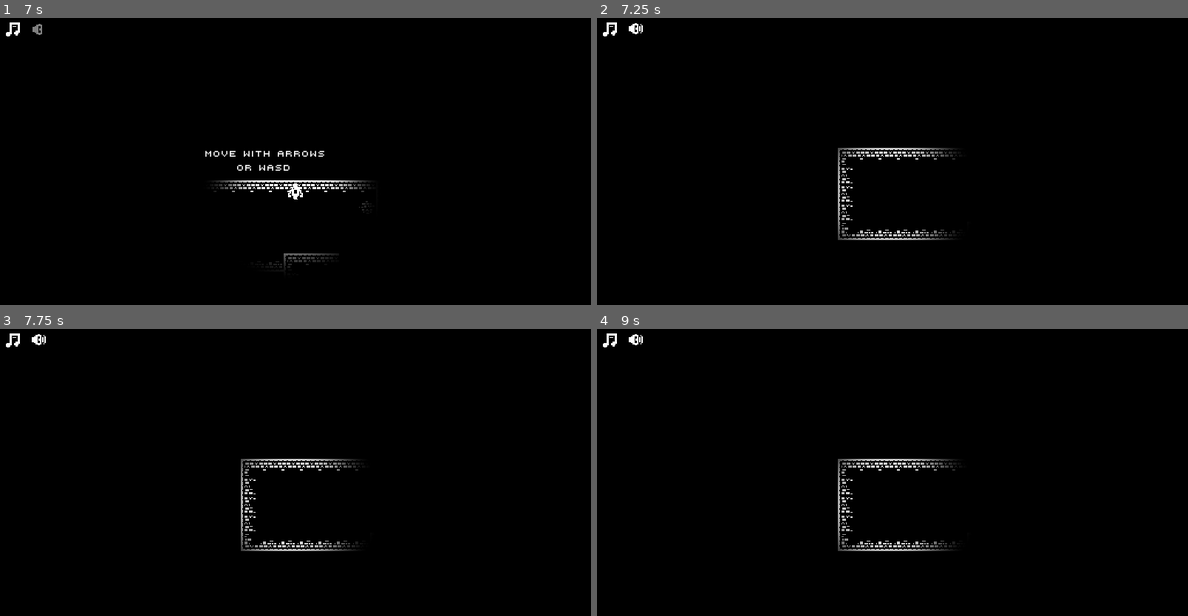
Above: before the commit, frames 1-4 (two rows, left to right).
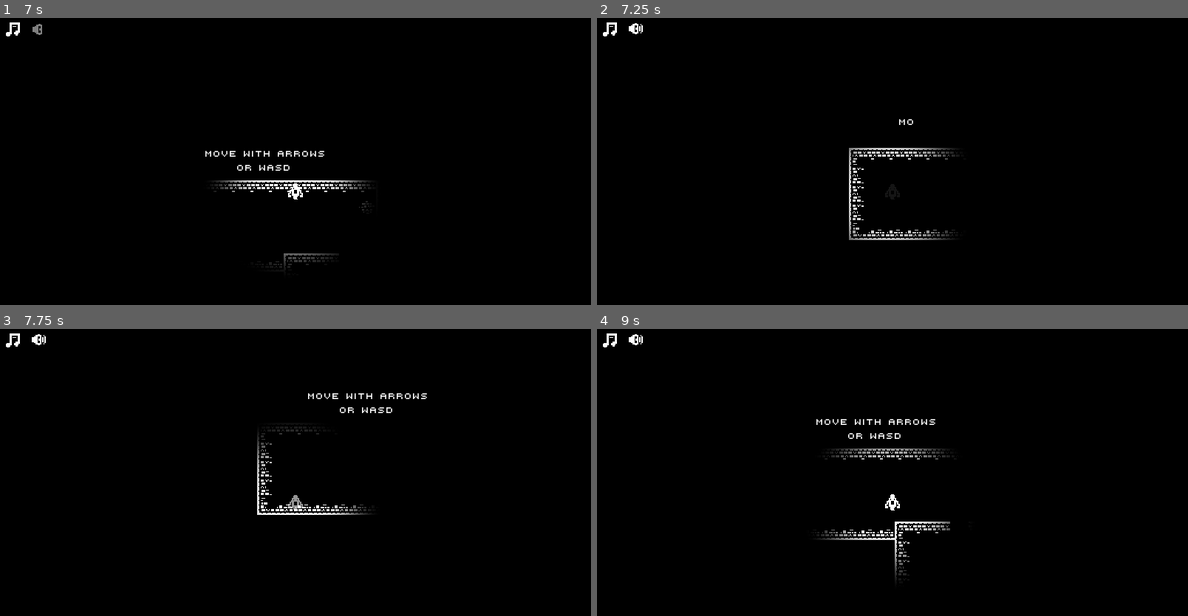
Above: after the commit, the same moments.

Repository: skarnl/miziziz-game-jam-2020
Game: Godot game, scene res://screens/main_menu.tscn
The game is run twice, just before and just after one commit, with the same random seed, the same clock (stepped at 60 frames per second) and the same inputs. Sound files missing from this copy of the repository are replaced by a short silence.
Inputs (mouse positions are in pixels of both pictures, inside the frame that each line leads up to):
- Up to frame 1 (7 s): click "start" at 0.5 s; click (41, 32) at 1.25 s; click (11, 32) at 2 s; tap Space (possess) at 2.75, 3.6, 4.25, 5.1, 5.75, 6.6 s; hold Right (ui_right) 2.78-3.53 s; hold Space (possess) 2.78-3.53 s; hold Down (ui_down) 3.53-4.28 s; hold Right (ui_right) 4.28-5.03 s; hold Space (possess) 4.28-5.03 s; hold Up (ui_up) 5.03-5.78 s; hold Space (possess) 5.78-6.53 s; hold Left (ui_left) from 5.78 s (still down); tap Escape (pause) at 6.4 s
- Up to frame 2 (7.25 s): keep holding Left (ui_left); tap R (restart) at 7.15 s
- Up to frame 3 (7.75 s): release Left (ui_left) at 7.28 s; hold Down (ui_down) from 7.28 s (still down); hold Space (possess) from 7.28 s (still down)
- Up to frame 4 (9 s): release Down (ui_down) at 8.03 s; release Space (possess) at 8.03 s; hold Right (ui_right) 8.03-8.78 s; tap Space (possess) at 8.1 s; hold Up (ui_up) from 8.78 s (still down); hold Space (possess) from 8.78 s (still down)

Frame 1 is identical in both runs. In frame 2, 0.9% of the frame differs, in the area x 40-62%, y 35-78%; in frame 3, 1.8%; in frame 4, 2.0%, in the area x 37-61%, y 31-88%.

Commit message:
Add game over and victory screens

Diff:
--- a/game/game.gd
+++ b/game/game.gd
@@ -11,10 +11,14 @@
 onready var ghost = $Ghost
 
 func _ready():
+	Game.connect('victory', self, 'victory')
+	get_tree().paused = false
+
 	AlertManager.reset()
 	LightManager.reset()
 	$ghost_doors.show()
 	$guard_doors.hide()
+	$HUD/GameOver.hide()
 
 	$MakeDark.show()
 
@@ -128,4 +132,9 @@
 
 
 func game_over():
-	Game.game_over()
+	$HUD/GameOver.show()
+	get_tree().paused = true
+
+func victory():
+	$HUD/Victory.show_victory()
+	get_tree().paused = true
--- a/global/game.gd
+++ b/global/game.gd
@@ -2,6 +2,7 @@
 
 extends Node
 
+signal victory
 
 var Screens = {
 	MAIN_MENU = 'res://screens/main_menu.tscn',
@@ -43,8 +44,7 @@
 		# TODO: some kind of screen transition / animation
 		SceneLoader.goto_scene(BASE_LEVELS_PATH + levels[current_level])
 	else:
-		print("GEWONNEN! VICTORIOUS! JEEEEEJ!")
-		# TODO: winstate triggeren
+		emit_signal('victory')
 
 
 func game_over():
--- /dev/null
+++ b/gui/GameOver.gd
@@ -0,0 +1,4 @@
+extends Control
+
+func _ready():
+	hide()
--- /dev/null
+++ b/gui/Victory.gd
@@ -0,0 +1,10 @@
+extends Control
+
+func _ready():
+	hide()
+	$Label2.percent_visible = 0
+
+func show_victory():
+	show()
+
+	$AnimationPlayer.play('show')
--- a/gui/hud.tscn
+++ b/gui/hud.tscn
@@ -1,9 +1,33 @@
-[gd_scene load_steps=5 format=2]
+[gd_scene load_steps=11 format=2]
 
 [ext_resource path="res://assets/images/monochrome_transparent.png" type="Texture" id=1]
 [ext_resource path="res://gui/Pause.gd" type="Script" id=2]
 [ext_resource path="res://gui/soundManager.gd" type="Script" id=3]
 [ext_resource path="res://assets/images/monochrome_transparent_packed.png" type="Texture" id=4]
+[ext_resource path="res://assets/fonts/alagard.ttf" type="DynamicFontData" id=5]
+[ext_resource path="res://assets/fonts/default_pixel_font.tres" type="DynamicFont" id=6]
+[ext_resource path="res://gui/GameOver.gd" type="Script" id=7]
+[ext_resource path="res://gui/Victory.gd" type="Script" id=8]
+
+[sub_resource type="DynamicFont" id=1]
+size = 40
+font_data = ExtResource( 5 )
+
+[sub_resource type="Animation" id=2]
+resource_name = "show"
+length = 3.0
+tracks/0/type = "value"
+tracks/0/path = NodePath("Label2:percent_visible")
+tracks/0/interp = 1
+tracks/0/loop_wrap = true
+tracks/0/imported = false
+tracks/0/enabled = true
+tracks/0/keys = {
+"times": PoolRealArray( 0, 3 ),
+"transitions": PoolRealArray( 1, 1 ),
+"update": 0,
+"values": [ 0.0, 1.0 ]
+}
 
 [node name="HUD" type="CanvasLayer"]
 
@@ -25,6 +49,141 @@
 speed_scale = 1.3
 playing = true
 
+[node name="GameOver" type="Control" parent="."]
+anchor_right = 1.0
+anchor_bottom = 1.0
+script = ExtResource( 7 )
+__meta__ = {
+"_edit_use_anchors_": false
+}
+
+[node name="ColorRect" type="ColorRect" parent="GameOver"]
+anchor_right = 1.0
+anchor_bottom = 1.0
+color = Color( 0.313726, 0.0431373, 0.0431373, 0.580392 )
+__meta__ = {
+"_edit_use_anchors_": false
+}
+
+[node name="Sprite3" type="Sprite" parent="GameOver"]
+position = Vector2( 387, 122 )
+texture = ExtResource( 4 )
+region_enabled = true
+region_rect = Rect2( 544, 192, 16, 16 )
+
+[node name="Sprite4" type="Sprite" parent="GameOver"]
+position = Vector2( 125, 122 )
+texture = ExtResource( 4 )
+flip_h = true
+region_enabled = true
+region_rect = Rect2( 544, 192, 16, 16 )
+
+[node name="Label" type="Label" parent="GameOver"]
+anchor_left = 0.5
+anchor_top = 0.5
+anchor_right = 0.5
+anchor_bottom = 0.5
+margin_left = -107.5
+margin_top = -43.0
+margin_right = 107.5
+margin_bottom = -5.0
+custom_fonts/font = SubResource( 1 )
+text = "GAME OVER"
+align = 1
+__meta__ = {
+"_edit_use_anchors_": false
+}
+
+[node name="Label2" type="Label" parent="GameOver"]
+anchor_left = 0.5
+anchor_top = 0.5
+anchor_right = 0.5
+anchor_bottom = 0.5
+margin_left = -60.0
+margin_top = 8.0
+margin_right = 60.0
+margin_bottom = 22.0
+custom_fonts/font = ExtResource( 6 )
+text = "press R to restart"
+__meta__ = {
+"_edit_use_anchors_": false
+}
+
+[node name="Victory" type="Control" parent="."]
+pause_mode = 2
+visible = false
+anchor_right = 1.0
+anchor_bottom = 1.0
+script = ExtResource( 8 )
+__meta__ = {
+"_edit_use_anchors_": false
+}
+
+[node name="AnimationPlayer" type="AnimationPlayer" parent="Victory"]
+anims/show = SubResource( 2 )
+
+[node name="ColorRect" type="ColorRect" parent="Victory"]
+anchor_right = 1.0
+anchor_bottom = 1.0
+color = Color( 0.529412, 0.517647, 0.0745098, 1 )
+__meta__ = {
+"_edit_use_anchors_": false
+}
+
+[node name="Label" type="Label" parent="Victory"]
+modulate = Color( 0, 0, 0, 1 )
+anchor_left = 0.5
+anchor_top = 0.5
+anchor_right = 0.5
+anchor_bottom = 0.5
+margin_left = -198.0
+margin_top = -43.0
+margin_right = 199.0
+margin_bottom = -5.0
+custom_fonts/font = SubResource( 1 )
+text = "WINNER WINNER ETC"
+align = 1
+__meta__ = {
+"_edit_use_anchors_": false
+}
+
+[node name="Label2" type="Label" parent="Victory"]
+modulate = Color( 0, 0, 0, 1 )
+anchor_left = 0.5
+anchor_top = 0.5
+anchor_right = 0.5
+anchor_bottom = 0.5
+margin_left = -60.0
+margin_top = 8.0
+margin_right = 60.0
+margin_bottom = 22.0
+custom_fonts/font = ExtResource( 6 )
+text = "you escaped the castle!
+you.
+are.
+awesome!
+
+
+thanks for playing!"
+align = 1
+__meta__ = {
+"_edit_use_anchors_": false
+}
+
+[node name="Sprite" type="Sprite" parent="Victory"]
+modulate = Color( 0, 0, 0, 1 )
+position = Vector2( 474, 122 )
+texture = ExtResource( 4 )
+region_enabled = true
+region_rect = Rect2( 688, 320, 16, 16 )
+
+[node name="Sprite2" type="Sprite" parent="Victory"]
+modulate = Color( 0, 0, 0, 1 )
+position = Vector2( 43, 122 )
+texture = ExtResource( 4 )
+region_enabled = true
+region_rect = Rect2( 688, 320, 16, 16 )
+
 [node name="Sound" type="Control" parent="."]
 anchor_right = 1.0
 anchor_bottom = 1.0
Not shown: 2 places in screens/main_menu.tscn that only renumber resources
